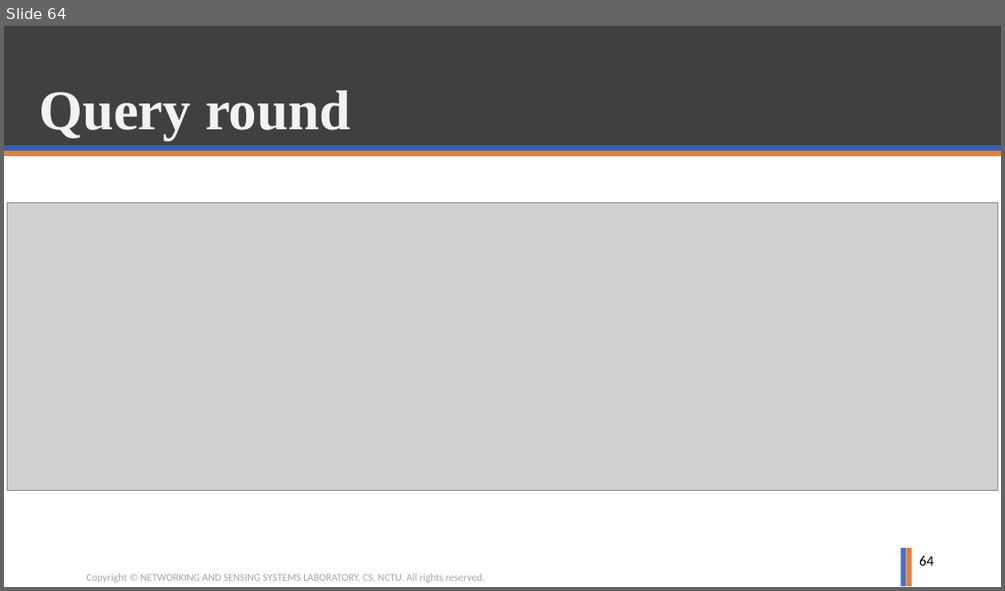
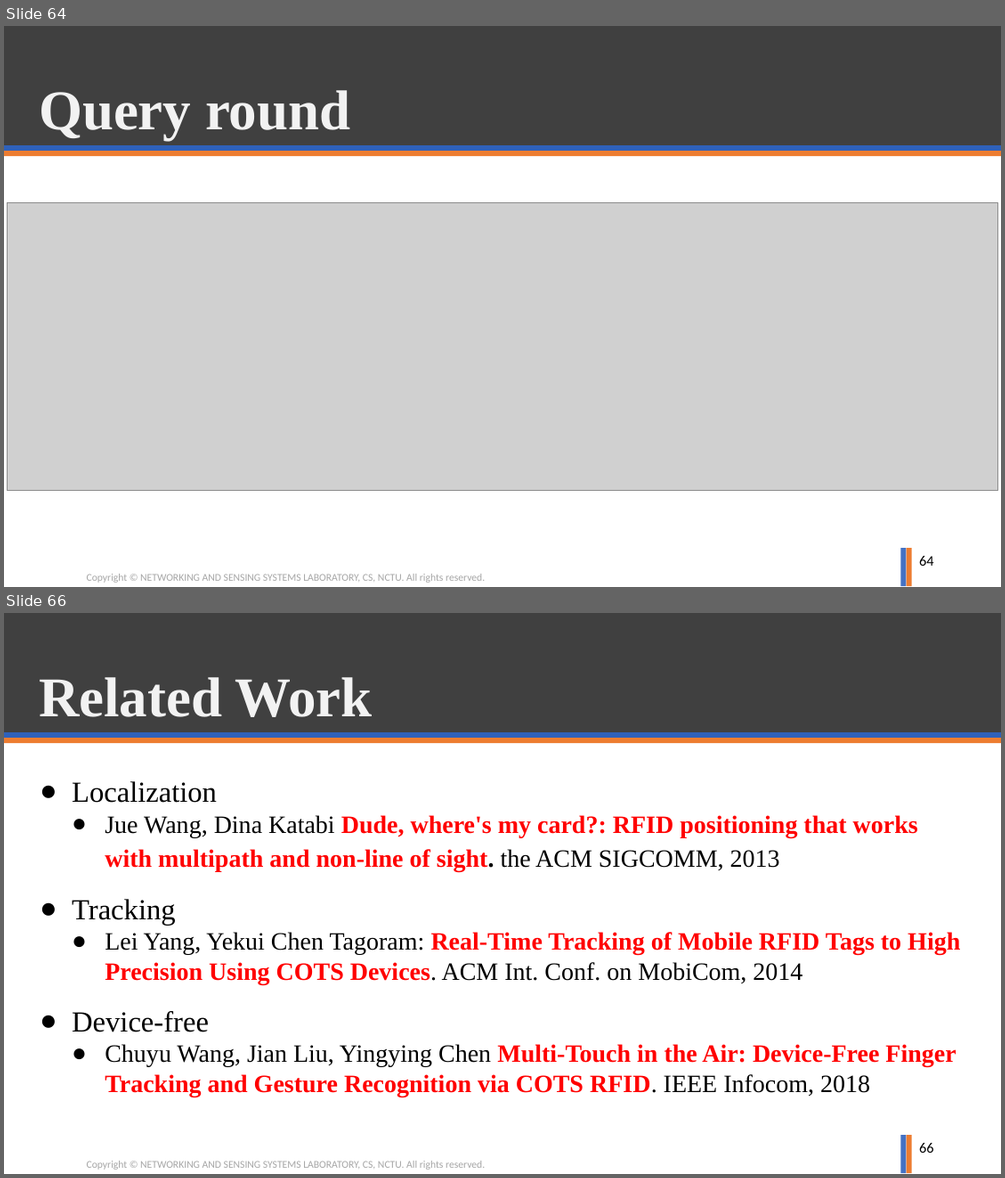
Before and after one commit to ghostkingwilly/Signal_Training_Freshman, a slide deck: Freshman_Training.pptx. Shown one above the other, each under a label of ours: slide 64 before the commit, slides 64 and 66 after it; the slides between them are not shown. The pictures are 1005x591 and 1005x1178 pixels, drawn with LibreOffice and Linux fonts; fonts in the diff are those of the drawing; grey boxes stand for pictures; background and template pictures are left out. Boxes give left, top, right and bottom in pixels: in the first picture for what was removed or moved away, otherwise in the second. Text is boxed around its words. In the diff, an @@ line names an element or a change of style, - is before the commit and + after.

```diff
--- a/Freshman_Training.pptx
+++ b/Freshman_Training.pptx
@@ slide 66 added at box(4, 613, 1001, 1174), background #FFFFFF; not listed: 6 template elements that a slide beside it also shows @@
@@ title added at box(39, 677, 372, 717), 54 pt, text #F2F2F2, bold @@
+Related Work
@@ text added at box(72, 781, 960, 1097), 24 pt, text #FF0000, bold @@
+● Localization
+  ● Jue Wang, Dina Katabi Dude, where's my card?: RFID positioning that works with multipath and non-line of sight. the ACM SIGCOMM, 2013
+● Tracking
+  ● Lei Yang, Yekui Chen Tagoram: Real-Time Tracking of Mobile RFID Tags to High Precision Using COTS Devices. ACM Int. Conf. on MobiCom, 2014
+● Device-free
+  ● Chuyu Wang, Jian Liu, Yingying Chen Multi-Touch in the Air: Device-Free Finger Tracking and Gesture Recognition via COTS RFID. IEEE Infocom, 2018
@@ page number added at box(919, 1143, 934, 1152), 14 pt, text #000000 @@
+66
```
Also in this commit, not shown: 3 slides changed, 1 other slide added.
